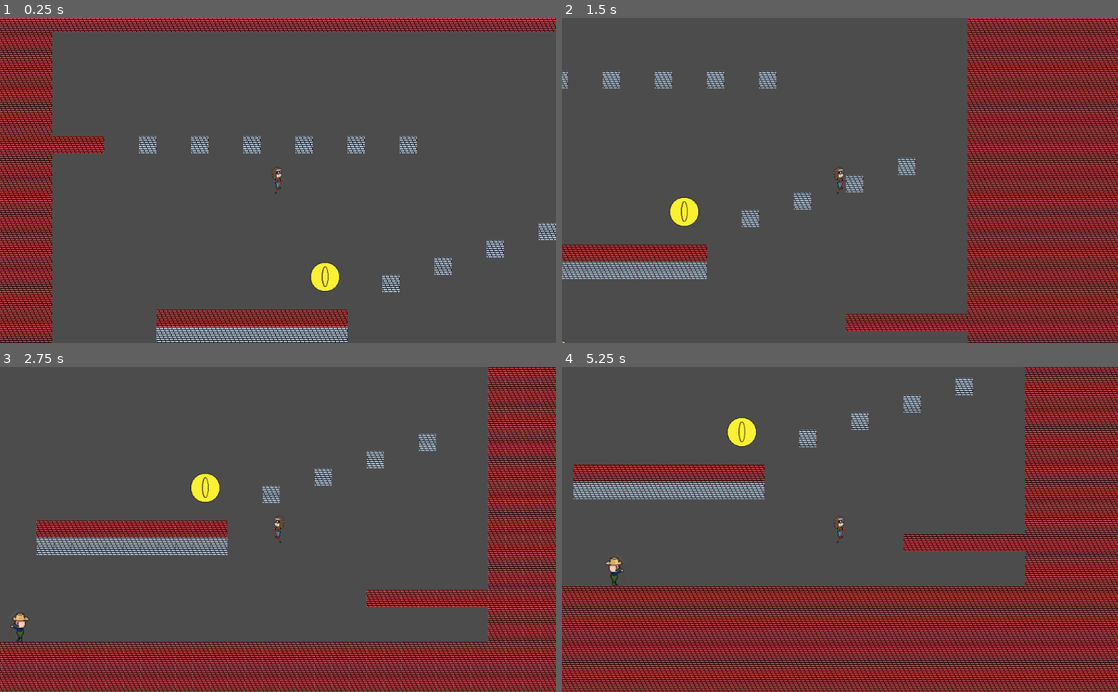
Above: before the commit, frames 1-4 (two rows, left to right).
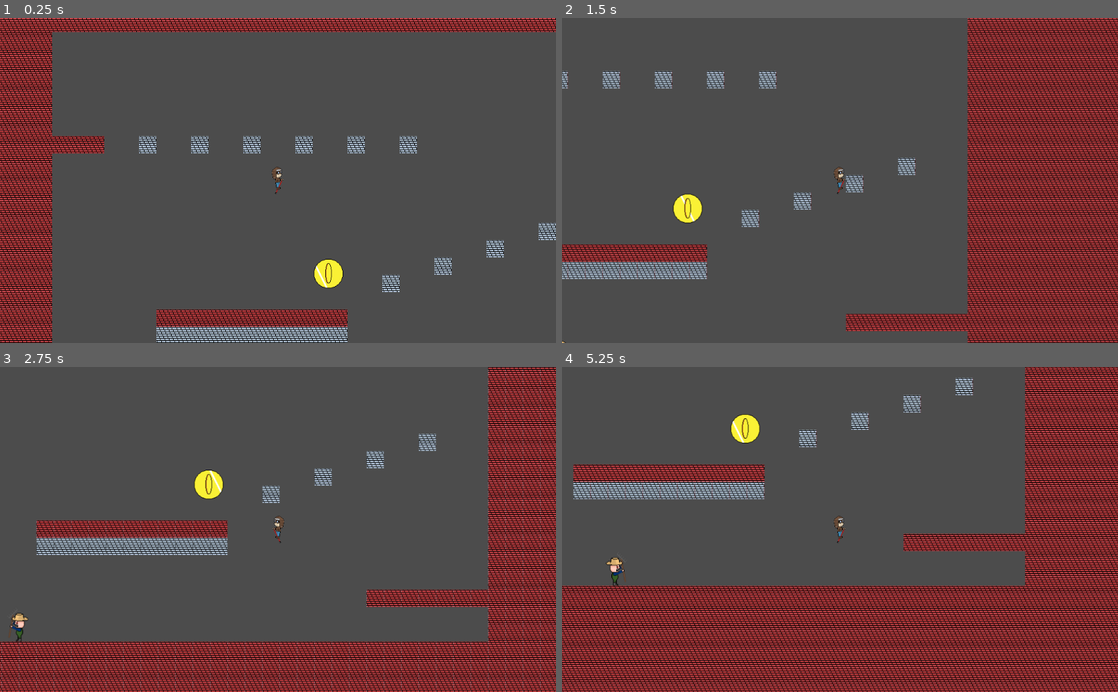
Above: after the commit, the same moments.

Repository: Tiggles/Github-Gameoff-2019
Game: Godot game, scene res://Main.tscn
Two runs of this game, one before a commit and one after it. Both use one fixed random seed, a clock stepped at 60 frames per second and the inputs below.
Inputs:
- Up to frame 1 (0.25 s): no input
- Up to frame 2 (1.5 s): hold Right (ui_right) from 0.53 s (still down)
- Up to frame 3 (2.75 s): release Right (ui_right) at 2.03 s; hold Left (ui_left) from 2.03 s (still down)
- Up to frame 4 (5.25 s): release Left (ui_left) at 2.78 s; hold Right (ui_right) 2.78-4.28 s; hold Left (ui_left) 4.28-5.03 s; hold Right (ui_right) from 5.03 s (still down)

The runs differ from the first frame. In frame 1, 0.3% of the frame differs, in the area x 55-62%, y 74-85%; in frame 2, 0.3%; in frame 3, 0.4%; in frame 4, 0.4%, in the area x 7-36%, y 14-68%.

Commit message:
coin is animated now

Diff:
--- /dev/null
+++ b/GGGG/Coin.gd
@@ -0,0 +1,14 @@
+extends KinematicBody2D
+
+# Declare member variables here. Examples:
+# var a = 2
+# var b = "text"
+
+# Called when the node enters the scene tree for the first time.
+func _ready():
+	$AnimationPlayer.play("bling")
+
+
+# Called every frame. 'delta' is the elapsed time since the previous frame.
+#func _process(delta):
+#	pass
--- a/GGGG/Coin.tscn
+++ b/GGGG/Coin.tscn
@@ -1,13 +1,13 @@
-[gd_scene load_steps=4 format=2]
+[gd_scene load_steps=5 format=2]
 
-[ext_resource path="res://coin.png" type="Texture" id=1]
+[ext_resource path="res://Coin.gd" type="Script" id=1]
+[ext_resource path="res://coin.png" type="Texture" id=2]
 
-[sub_resource type="RectangleShape2D" id=2]
+[sub_resource type="RectangleShape2D" id=1]
 extents = Vector2( 28.8895, 30.5244 )
 
-[sub_resource type="Animation" id=1]
-resource_name = "Standard"
-length = 2.0
+[sub_resource type="Animation" id=2]
+resource_name = "bling"
 loop = true
 tracks/0/type = "value"
 tracks/0/path = NodePath("Sprite:frame")
@@ -16,23 +16,25 @@
 tracks/0/imported = false
 tracks/0/enabled = true
 tracks/0/keys = {
-"times": PoolRealArray( 0, 2 ),
+"times": PoolRealArray( 0, 1 ),
 "transitions": PoolRealArray( 1, 1 ),
 "update": 0,
 "values": [ 0, 63 ]
 }
 
 [node name="Coin" type="KinematicBody2D"]
+script = ExtResource( 1 )
+__meta__ = {
+"_edit_group_": true
+}
 
 [node name="Sprite" type="Sprite" parent="."]
-texture = ExtResource( 1 )
+texture = ExtResource( 2 )
 hframes = 64
+frame = 25
 
 [node name="CollisionShape2D" type="CollisionShape2D" parent="."]
-shape = SubResource( 2 )
+shape = SubResource( 1 )
 
 [node name="AnimationPlayer" type="AnimationPlayer" parent="."]
-autoplay = "Standard"
-playback_process_mode = 2
-playback_speed = 2.0
-anims/Standard = SubResource( 1 )
+anims/bling = SubResource( 2 )
--- a/GGGG/Main.tscn
+++ b/GGGG/Main.tscn
@@ -84,7 +84,9 @@
 
 [node name="EnemyFarmer" parent="." instance=ExtResource( 3 )]
 position = Vector2( 187.462, 613.5 )
+motion/sync_to_physics = false
 default_moving_direction = -1
 
 [node name="Coin" parent="." instance=ExtResource( 4 )]
-position = Vector2( 342.721, 387.149 )
+position = Vector2( 349, 381 )
+input_pickable = true
